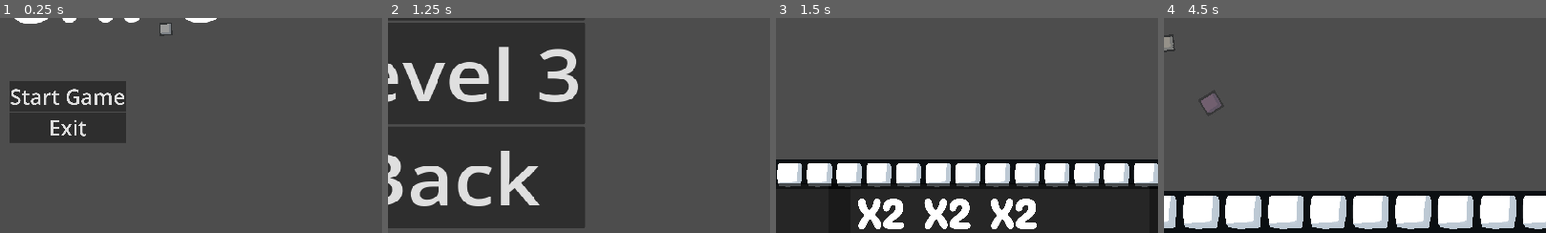
Above: before the commit, frames 1-4 (left to right).
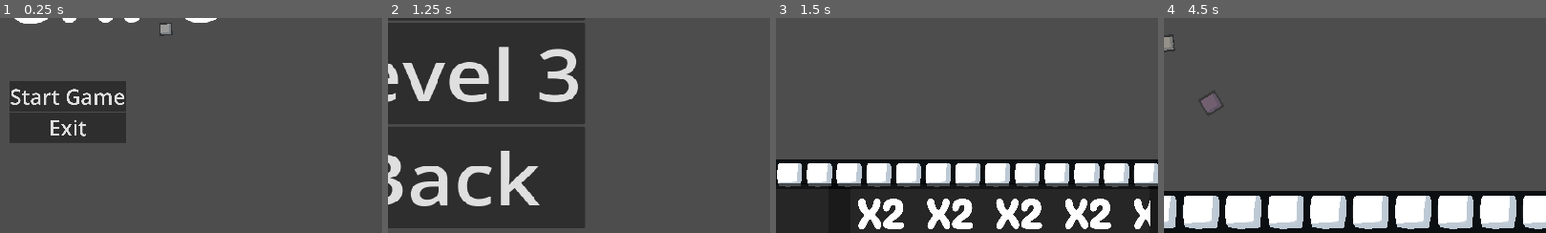
Above: after the commit, the same moments.

Repository: matt-neave/shapeEscape
Game: Godot game, scene res://scenes/menu.tscn
Same seed, same stepped clock (60 frames per second), same inputs: the game is played once before the commit and once after it.
Inputs:
- Up to frame 1 (0.25 s): no input
- Up to frame 2 (1.25 s): click "Start Game" at 0.5 s
- Up to frame 3 (1.5 s): click "Level 1" at 1.25 s
- Up to frame 4 (4.5 s): click "RETRY" at 2 s; click "RETRY" at 2.75 s; click "RETRY" at 3.5 s; click "Go" at 4.25 s
The pictures show only the part of the screen within x 42-92%, y 50-100%; the shares and areas given below are measured in that part.

Frames 1-2 are identical in both runs. In frame 3, 3.1% of the frame differs, in the area x 38-98%, y 84-99%; in frame 4, nothing differs.

Commit message:
Placed Shape Menu and Multiplier Menu inside a scrollable container to display items exceeding the UI width

Diff:
--- a/scenes/avaliable_multipliers.tscn
+++ b/scenes/avaliable_multipliers.tscn
@@ -22,8 +22,12 @@
 offset_bottom = 81.0
 theme_override_styles/panel = SubResource("StyleBoxFlat_8bj4x")
 
-[node name="HBoxContainer" type="HBoxContainer" parent="Panel"]
+[node name="ScrollContainer" type="ScrollContainer" parent="Panel"]
 layout_mode = 0
-offset_right = 451.0
-offset_bottom = 81.0
-theme_override_constants/separation = 0
+offset_right = 452.0
+offset_bottom = 82.0
+
+[node name="HBoxContainer" type="HBoxContainer" parent="Panel/ScrollContainer"]
+layout_mode = 2
+size_flags_horizontal = 3
+size_flags_vertical = 3
--- a/scenes/avaliable_shapes.tscn
+++ b/scenes/avaliable_shapes.tscn
@@ -24,10 +24,13 @@
 offset_bottom = 80.0
 theme_override_styles/panel = SubResource("StyleBoxFlat_8bj4x")
 
-[node name="HBoxContainer" type="HBoxContainer" parent="Panel"]
+[node name="ScrollContainer" type="ScrollContainer" parent="Panel"]
 layout_mode = 0
-offset_right = 575.0
-offset_bottom = 81.0
+offset_right = 552.0
+offset_bottom = 78.0
+
+[node name="HBoxContainer" type="HBoxContainer" parent="Panel/ScrollContainer"]
+layout_mode = 2
 theme_override_constants/separation = 0
 
 [connection signal="mouse_entered" from="Panel" to="." method="_on_panel_mouse_entered"]
--- a/scripts/avaliable_multipliers.gd
+++ b/scripts/avaliable_multipliers.gd
@@ -1,7 +1,7 @@
 extends Control
 
 var multipliers = []
-@onready var shape_container = $Panel/HBoxContainer
+@onready var shape_container = $Panel/ScrollContainer/HBoxContainer
 const AVAILABLE_MULTIPLIER = preload("res://scenes/available_multiplier.tscn")
 
 # Called when the node enters the scene tree for the first time.
--- a/scripts/avaliable_shapes.gd
+++ b/scripts/avaliable_shapes.gd
@@ -1,6 +1,6 @@
 extends Control
 
-@onready var shape_container = $Panel/HBoxContainer
+@onready var shape_container = $Panel/ScrollContainer/HBoxContainer
 var shapes = []
 var mouse_over: bool = false
 const AVAILABLE_SHAPE = preload("res://scenes/available_shape.tscn")
--- a/scripts/game_manager.gd
+++ b/scripts/game_manager.gd
@@ -19,7 +19,7 @@
 			[["right", 0, 0]],
 			[["right", 0, 0], ["left", 2, -1]],
 		],
-		"multipliers" = [2, 2, 2]
+		"multipliers" = [2, 2, 2, 2, 2, 2, 2, 2]
 	},
 	#{
 		#"shapes" = [],
